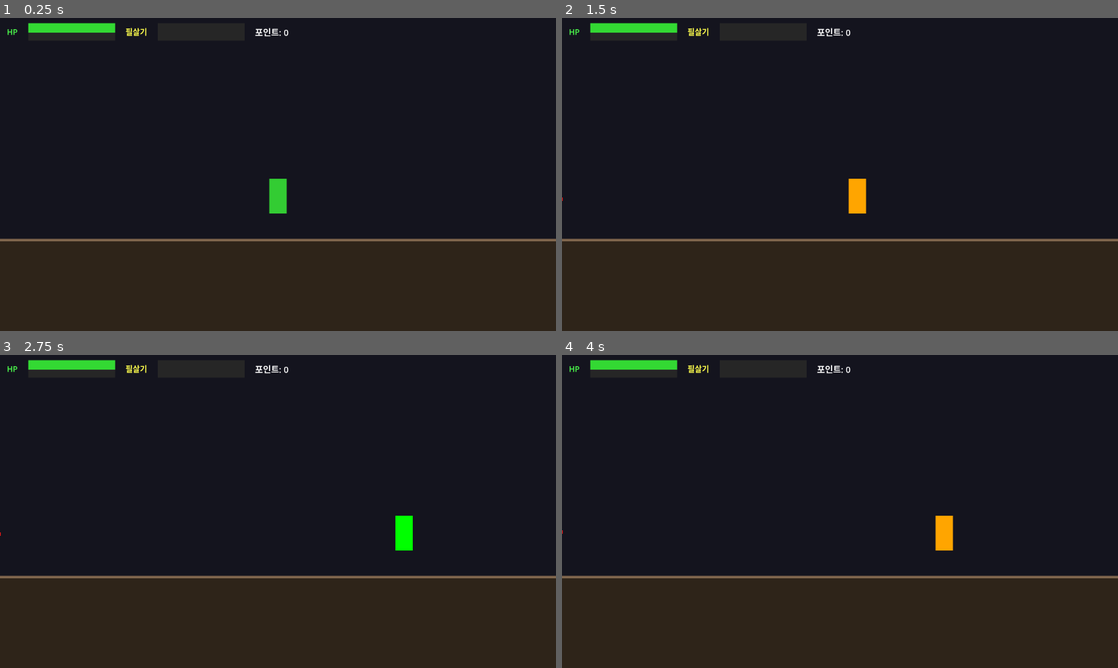
Above: before the commit, frames 1-4 (two rows, left to right).
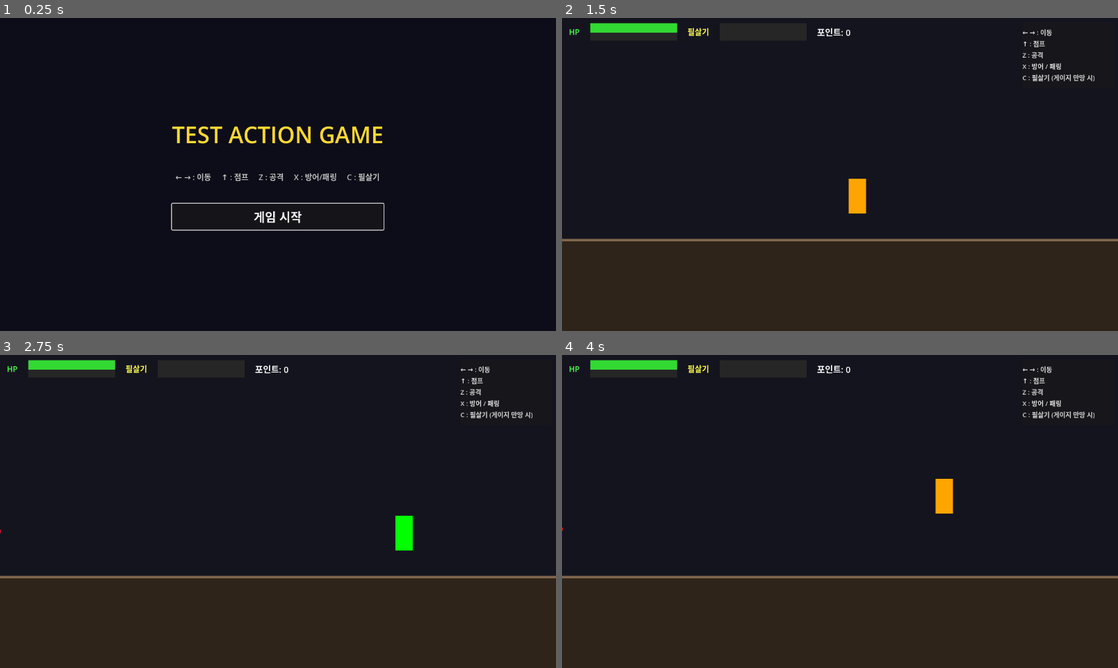
Above: after the commit, the same moments.

Repository: jinsik525-cmyk/my-godot-game
Game: Godot game, scene res://Title.tscn
Same seed, same stepped clock (60 frames per second), same inputs: the game is played once before the commit and once after it. Before the commit the project starts from res://Main.tscn.
Inputs (mouse positions are in pixels of both pictures, inside the frame that each line leads up to):
- Up to frame 1 (0.25 s): no input
- Up to frame 2 (1.5 s): click (840, 215) at 0.5 s, where only the run after the commit has a clickable "게임 시작"; tap Enter at 1.25 s; hold Right (move_right) from 1.28 s (still down); tap Z (attack) at 1.35 s
- Up to frame 3 (2.75 s): keep holding Right (move_right); tap Up (jump, bound only after the commit) at 1.52, 2.27 s; tap X (guard) at 2.1 s
- Up to frame 4 (4 s): release Right (move_right) at 2.78 s; hold Left (move_left) 2.78-3.53 s; tap C (special) at 2.85 s; hold Right (move_right) from 3.53 s (still down); tap Z (attack) at 3.6 s; tap Up (jump, bound only after the commit) at 3.77 s

The runs differ from the first frame. In frame 1, 33% of the frame differs, in the area x 0-100%, y 1-100%; in frame 2, 0.3%; in frame 3, 0.3%; in frame 4, 1.1%.

Commit message:
타이틀 화면 및 조작법 UI 추가

Diff:
--- /dev/null
+++ b/Title.gd
@@ -0,0 +1,10 @@
+extends Node
+
+@onready var start_button: Button = $CenterContainer/VBox/StartButton
+
+func _ready() -> void:
+	start_button.pressed.connect(_on_start_pressed)
+	start_button.grab_focus()
+
+func _on_start_pressed() -> void:
+	get_tree().change_scene_to_file("res://Main.tscn")
--- /dev/null
+++ b/Title.tscn
@@ -0,0 +1,45 @@
+[gd_scene load_steps=2 format=3 uid="uid://title001"]
+
+[ext_resource type="Script" path="res://Title.gd" id="1_title"]
+
+[node name="Title" type="Node"]
+script = ExtResource("1_title")
+
+[node name="Background" type="ColorRect" parent="."]
+offset_left = 0.0
+offset_top = 0.0
+offset_right = 1280.0
+offset_bottom = 720.0
+color = Color(0.05, 0.05, 0.10, 1)
+
+[node name="CenterContainer" type="CenterContainer" parent="."]
+anchors_preset = 8
+anchor_left = 0.5
+anchor_top = 0.5
+anchor_right = 0.5
+anchor_bottom = 0.5
+offset_left = -300.0
+offset_top = -180.0
+offset_right = 300.0
+offset_bottom = 180.0
+
+[node name="VBox" type="VBoxContainer" parent="CenterContainer"]
+theme_override_constants/separation = 48
+
+[node name="TitleLabel" type="Label" parent="CenterContainer/VBox"]
+text = "TEST ACTION GAME"
+horizontal_alignment = 1
+theme_override_font_sizes/font_size = 52
+self_modulate = Color(1.0, 0.85, 0.2, 1)
+
+[node name="SubLabel" type="Label" parent="CenterContainer/VBox"]
+text = "← → : 이동     ↑ : 점프     Z : 공격     X : 방어/패링     C : 필살기"
+horizontal_alignment = 1
+theme_override_font_sizes/font_size = 18
+self_modulate = Color(0.75, 0.75, 0.75, 1)
+
+[node name="StartButton" type="Button" parent="CenterContainer/VBox"]
+name = "StartButton"
+text = "게임 시작"
+theme_override_font_sizes/font_size = 28
+custom_minimum_size = Vector2(220, 60)
--- a/UI.tscn
+++ b/UI.tscn
@@ -93,3 +93,23 @@
 text = "다시 시작"
 theme_override_font_sizes/font_size = 22
 custom_minimum_size = Vector2(160, 48)
+
+[node name="ControlsPanel" type="PanelContainer" parent="."]
+anchors_preset = 1
+anchor_left = 1.0
+anchor_top = 0.0
+anchor_right = 1.0
+anchor_bottom = 0.0
+offset_left = -220.0
+offset_top = 10.0
+offset_right = -10.0
+offset_bottom = 160.0
+
+[node name="ControlsLabel" type="Label" parent="ControlsPanel"]
+text = "← → : 이동
+↑ : 점프
+Z : 공격
+X : 방어 / 패링
+C : 필살기 (게이지 만땅 시)"
+theme_override_font_sizes/font_size = 15
+self_modulate = Color(0.85, 0.85, 0.85, 1)
--- a/project.godot
+++ b/project.godot
@@ -11,7 +11,7 @@
 [application]
 
 config/name="newgame_260504"
-run/main_scene="uid://main001"
+run/main_scene="res://Title.tscn"
 config/features=PackedStringArray("4.6", "Forward Plus")
 config/icon="res://icon.svg"
 
@@ -24,14 +24,12 @@
 
 move_left={
 "deadzone": 0.5,
-"events": [Object(InputEventKey,"resource_local_to_scene":fa …(140 unchanged characters)… d":false,"keycode":0,"physical_keycode":65,"key_label":0,"unicode":97,"location":0,"echo":false,"script":null)
-, Object(InputEventKey,"resource_local_to_scene":false,"resource_name":"","device":-1,"window_id":0,"alt_pressed":false,"shift_pressed":false,"ctrl_pressed":false,"meta_pressed":false,"pressed":false,"keycode":0,"physical_keycode":4194319,"key_label":0,"unicode":0,"location":0,"echo":false,"script":null)
+"events": [Object(InputEventKey,"resource_local_to_scene":fa …(140 unchanged characters)… d":false,"keycode":0,"physical_keycode":4194319,"key_label":0,"unicode":0,"location":0,"echo":false,"script":null)
 ]
 }
 move_right={
 "deadzone": 0.5,
-"events": [Object(InputEventKey,"resource_local_to_scene":fa …(140 unchanged characters)… d":false,"keycode":0,"physical_keycode":68,"key_label":0,"unicode":100,"location":0,"echo":false,"script":null)
-, Object(InputEventKey,"resource_local_to_scene":false,"resource_name":"","device":-1,"window_id":0,"alt_pressed":false,"shift_pressed":false,"ctrl_pressed":false,"meta_pressed":false,"pressed":false,"keycode":0,"physical_keycode":4194321,"key_label":0,"unicode":0,"location":0,"echo":false,"script":null)
+"events": [Object(InputEventKey,"resource_local_to_scene":fa …(140 unchanged characters)… d":false,"keycode":0,"physical_keycode":4194321,"key_label":0,"unicode":0,"location":0,"echo":false,"script":null)
 ]
 }
 attack={
@@ -51,7 +49,7 @@
 }
 jump={
 "deadzone": 0.5,
-"events": [Object(InputEventKey,"resource_local_to_scene":fa …(140 unchanged characters)… d":false,"keycode":0,"physical_keycode":32,"key_label":0,"unicode":32,"location":0,"echo":false,"script":null)
+"events": [Object(InputEventKey,"resource_local_to_scene":fa …(140 unchanged characters)… d":false,"keycode":0,"physical_keycode":4194320,"key_label":0,"unicode":0,"location":0,"echo":false,"script":null)
 ]
 }
 
